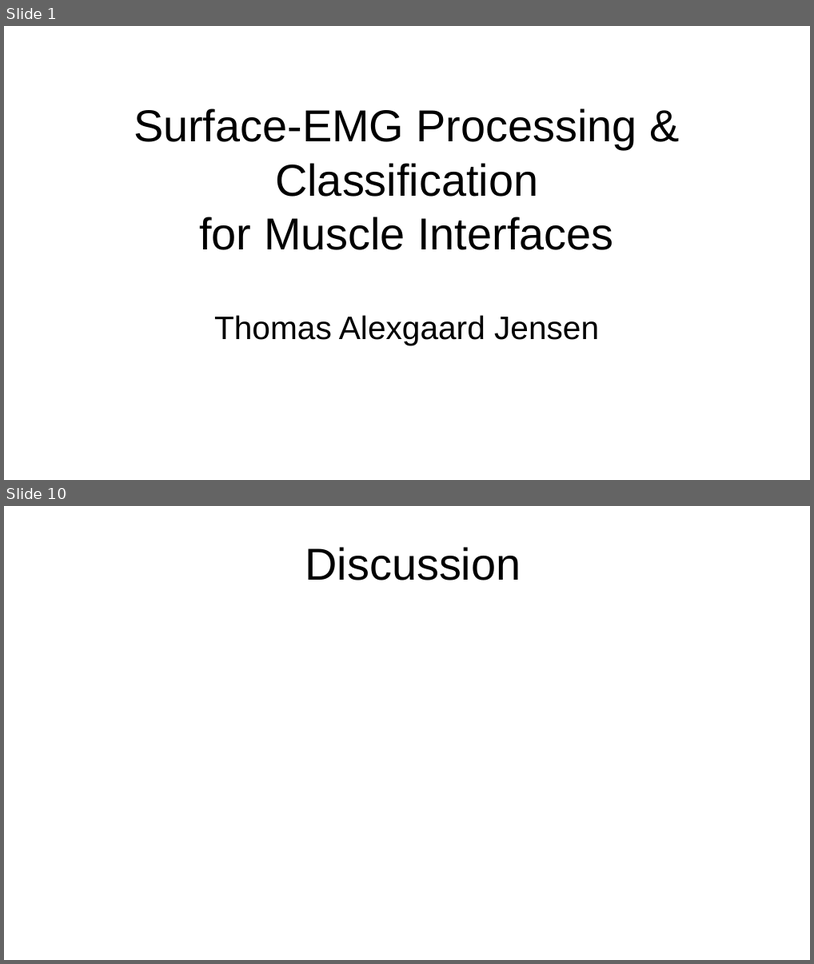
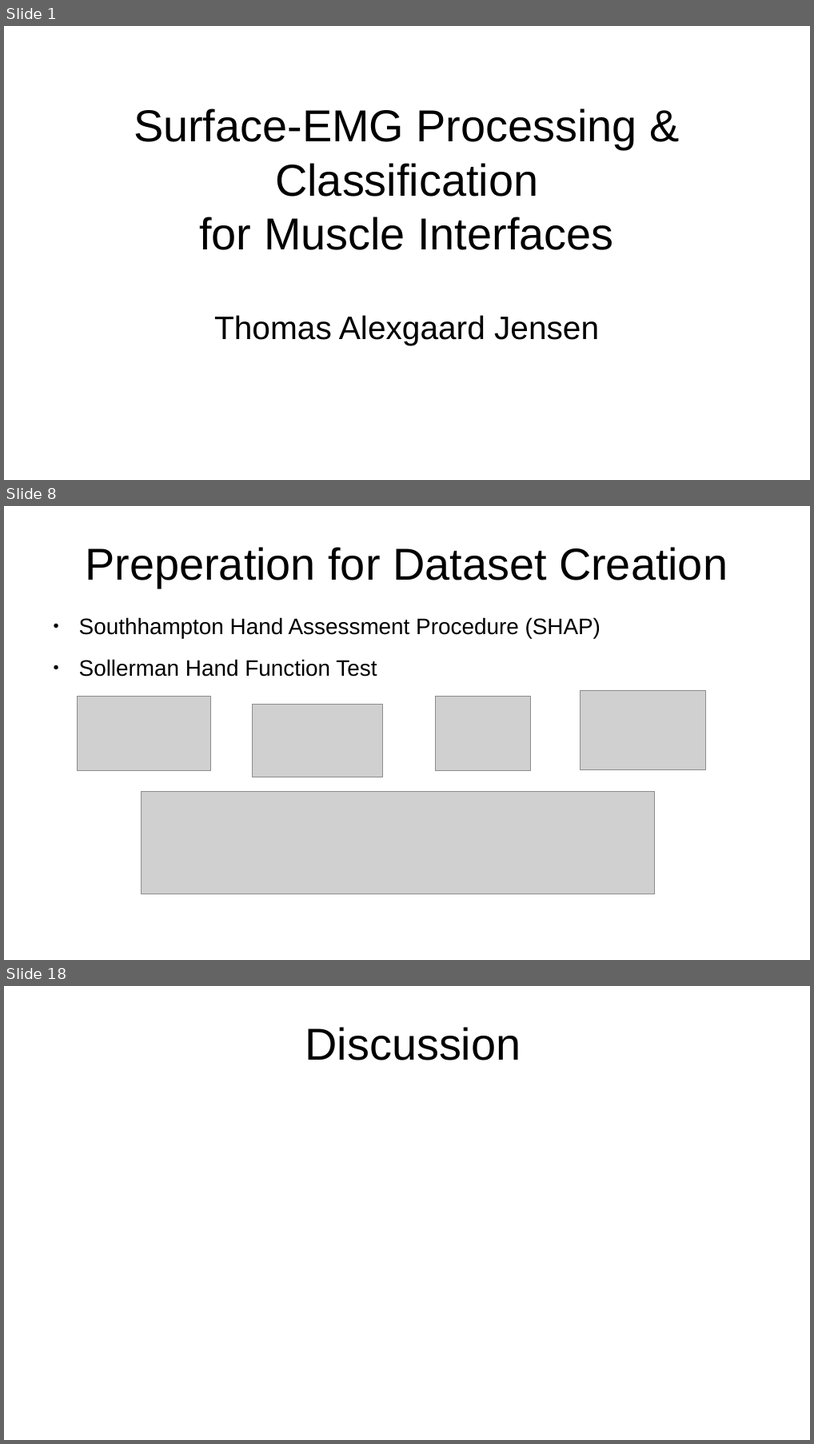
Before and after one commit to thom9258/masters-thesis, a slide deck: presentation/Presentation.odp. Shown one above the other, each under a label of ours: slides 1 and 10 before the commit, slides 1, 8 and 18 after it; the slides between them are not shown. The pictures are 814x964 and 814x1444 pixels, drawn with LibreOffice and Linux fonts; fonts in the diff are those of the drawing; grey boxes stand for pictures. Boxes give left, top, right and bottom in pixels: in the first picture for what was removed or moved away, otherwise in the second. Text is boxed around its words. In the diff, an @@ line names an element or a change of style, - is before the commit and + after.

```diff
--- a/presentation/Presentation.odp
+++ b/presentation/Presentation.odp
@@ slide 8 added at box(4, 506, 810, 960), background #FFFFFF @@
@@ title added at box(85, 547, 728, 588), 44 pt, text #000000 @@
+Preperation for Dataset Creation
@@ text added at box(79, 617, 602, 676), 22 pt, text #000000 @@
+● Southhampton Hand Assessment Procedure (SHAP)
+● Sollerman Hand Function Test
@@ picture added at box(77, 696, 210, 771) @@
@@ picture added at box(436, 696, 531, 770) @@
@@ picture added at box(581, 691, 706, 770) @@
@@ picture added at box(253, 704, 383, 776) @@
@@ picture added at box(142, 792, 655, 894) @@
@@ what was slide 10 is now slide 18 @@
```
Also in this commit, not shown: 1 slide changed, 14 other slides added, 7 slides removed.
